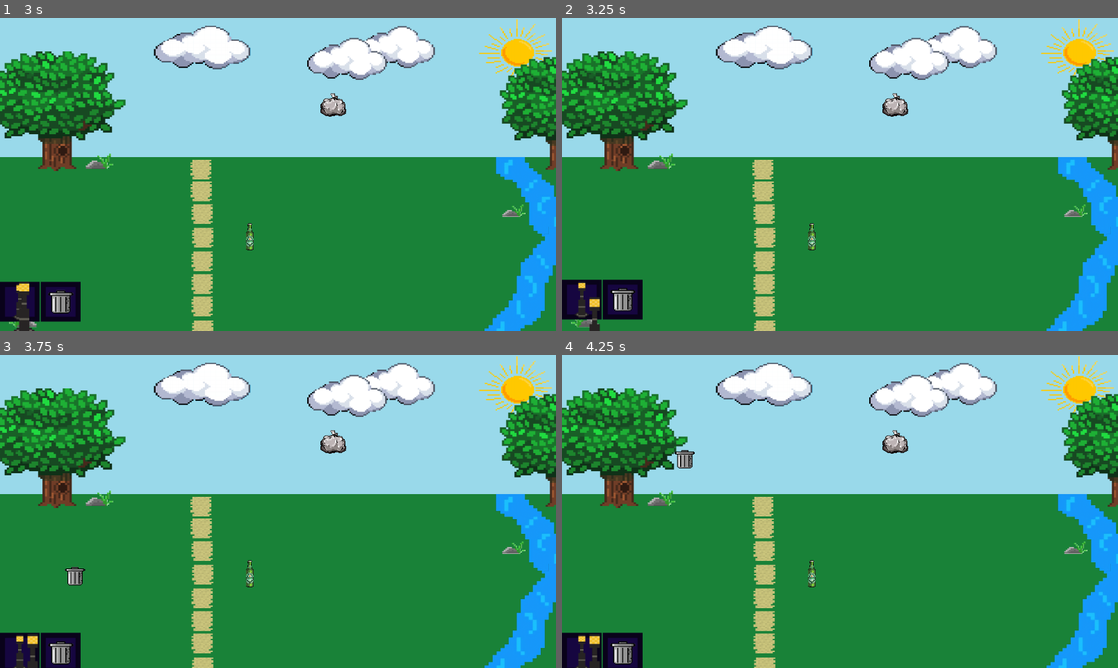
Above: before the commit, frames 1-4 (two rows, left to right).
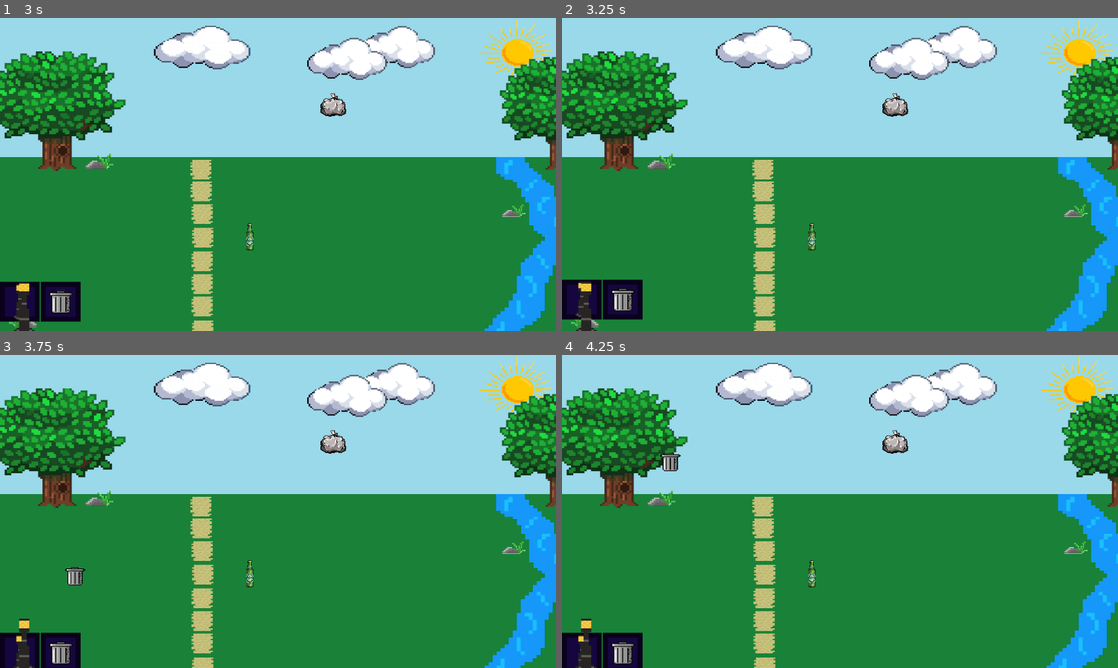
Above: after the commit, the same moments.

Repository: SkinnyJeansPear/PX-Group-2-Repo
Game: Godot game, scene res://Scenes/main_menu.tscn
Same seed, same stepped clock (60 frames per second), same inputs: the game is played once before the commit and once after it.
Inputs (mouse positions are in pixels of both pictures, inside the frame that each line leads up to):
- Up to frame 1 (3 s): click "Tutorial" at 0.5 s; tap Enter at 1.25 s; drag from (411, 224) to (333, 105) at 1.27 s; drag from (294, 168) to (250, 237) at 2.02 s; move the mouse to (22, 299) at 2.77 s; click (22, 299) at 2.92 s
- Up to frame 2 (3.25 s): no input
- Up to frame 3 (3.75 s): drag from (61, 636) to (111, 464) at 3.52 s
- Up to frame 4 (4.25 s): no input

Frame 1 is identical in both runs. In frame 2, 0.4% of the frame differs, in the area x 2-7%, y 84-100%; in frame 3, 0.3%; in frame 4, 0.7%, in the area x 2-24%, y 30-100%.

Commit message:
Changed object placing
Objects are now able to be freely moved by the player instead of snapping to the nearest cell.

The console will print what object was placed and it's exact position, this will help with debugging later on.

Diff:
--- a/Scripts/game_manager.gd
+++ b/Scripts/game_manager.gd
@@ -1,14 +1,4 @@
 extends Node
-
-var object_positions = {
-	"lamp": [
-		Vector2(325, 265),
-		Vector2(525, 450)
-	],
-	"trashcan": [
-		Vector2(500, 375)
-	]
-}
 
 var drag_scales = {
 	"lamp": Vector2(1.5, 1.5),
--- a/Scripts/object.gd
+++ b/Scripts/object.gd
@@ -39,6 +39,7 @@
 	if dragging and drag_sprite:
 		drag_sprite.global_position = get_global_mouse_position() - offset
 
+
 func slide_nav_bar(hide: bool):
 	var start_pos = nav_bar.position
 	var end_pos: Vector2
@@ -70,25 +71,20 @@
 	dragging = false
 	if not drag_sprite:
 		return
+
 	var global_pos = get_global_mouse_position()
-	var local_pos = tilemap.to_local(global_pos)
-	var cell = tilemap.local_to_map(local_pos)
-	var cell_key = "%d,%d" % [cell.x, cell.y]
-	var game_manager = get_tree().get_root().get_node("Main/GameManager")
 
 	if is_over_navbar():
-		print("Dropped on NavBar — canceled.")
-		drag_sprite.queue_free()
-	elif game_manager.placed_objects.has(cell_key):
-		print("Cell already occupied at:", cell_key)
 		drag_sprite.queue_free()
 	else:
-		game_manager.placed_objects[cell_key] = drag_sprite
-		drag_sprite.global_position = snap_to_tilemap(global_pos)
+		# Save exact position instead of snapped cell
+		game_manager.placed_objects[drag_sprite] = drag_sprite.global_position
+		drag_sprite.global_position = global_pos - offset
 		drag_sprite.scale = object_scale
 		current_count += 1
 		check_availability()
-		print("Object placed at:", cell_key, " — Count:", current_count, "/", max_count)
+		# Debug print to track placement
+		print("Placed:", name, "at position:", drag_sprite.global_position)
 
 	drag_sprite = null
 	slide_nav_bar(false)
Not shown: 2 places in Scenes/Levels/Tutorial.tscn that only renumber resources
